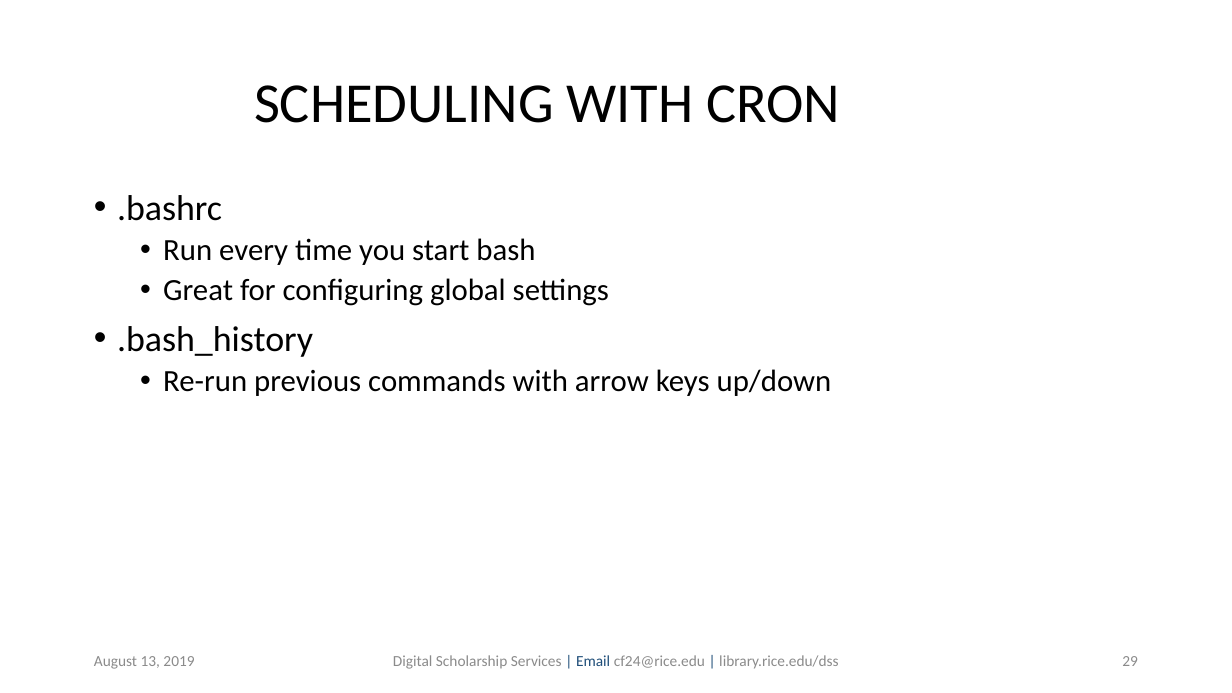
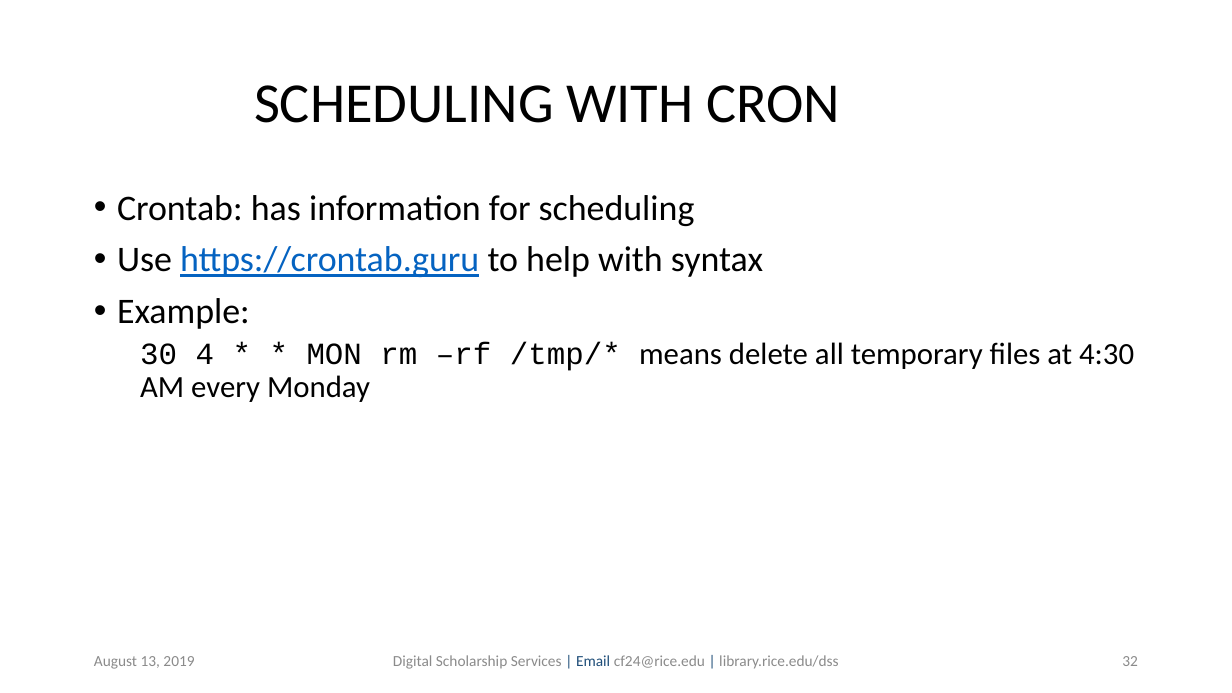
Before and after one commit to bakitybacon/rice-data-and-donuts, a slide deck: slide 32 of bash/Introduction to Bash.pptx (slide 29 before the commit). Drawn at 1232x693 pixels with LibreOffice and Linux fonts; fonts in the diff are those of the drawing; background and template pictures are left out. Boxes give left, top, right and bottom in pixels: in the first picture for what was removed or moved away, otherwise in the second. Text is boxed around its words. In the diff, an @@ line names an element or a change of style, - is before the commit and + after.

```diff
--- a/bash/Introduction to Bash.pptx
+++ b/bash/Introduction to Bash.pptx
@@ text at (117, 195, 1134, 402): text changed; size 24 to 28 pt @@
-• .bashrc
-  • Run every time you start bash
-  • Great for configuring global settings
-• .bash_history
-  • Re-run previous commands with arrow keys up/down
+• Crontab: has information for scheduling
+• Use https://crontab.guru to help with syntax
+• Example:
+  30 4 * * MON rm –rf /tmp/* means delete all temporary files at 4:30 AM every Monday
@@ page number at (1122, 656, 1138, 666): text changed @@
-29
+32
```
Also in this commit, not shown: 4 slides added.
